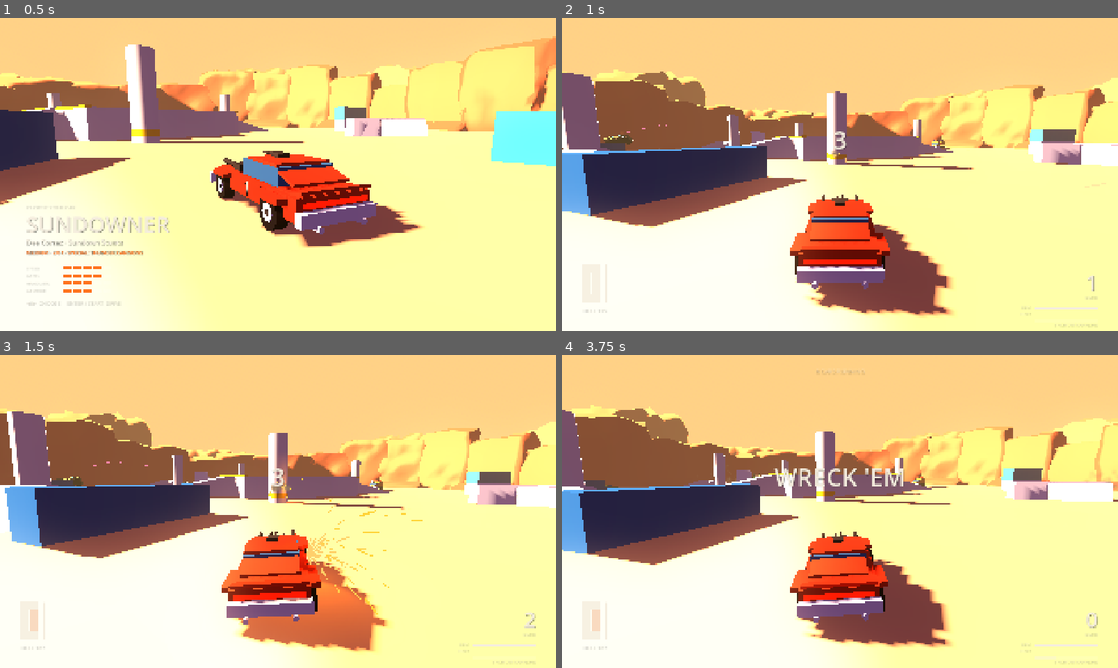
Above: before the commit, frames 1-4 (two rows, left to right).
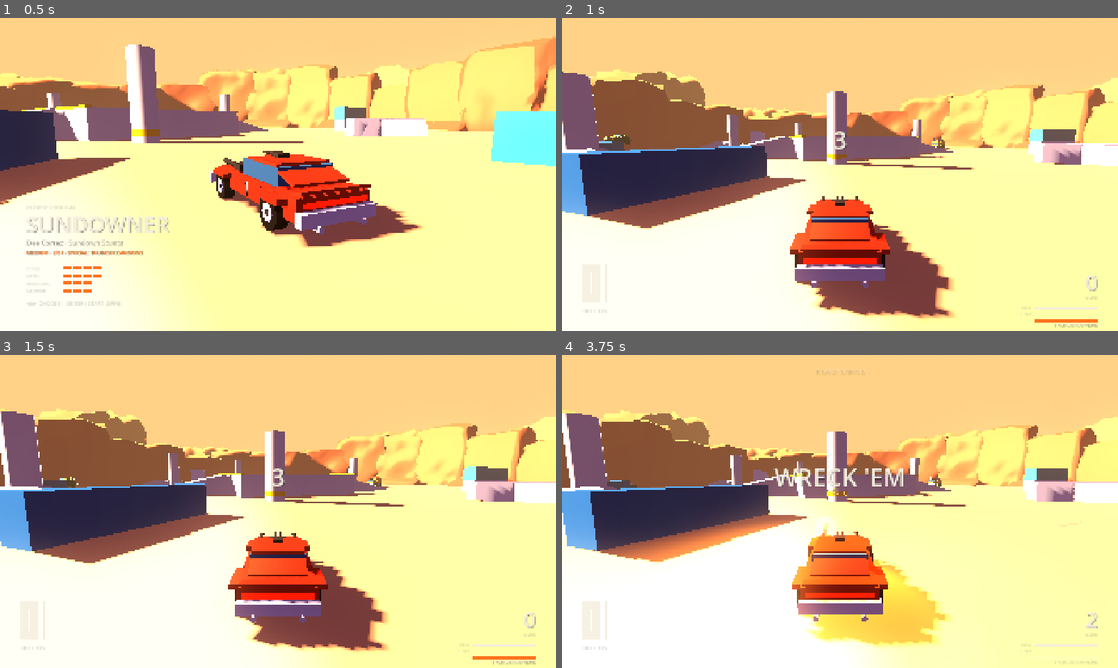
Above: after the commit, the same moments.

Repository: thedumbtechguy/scorched_highway
Game: Godot game, scene res://scenes/main.tscn
Same seed, same stepped clock (60 frames per second), same inputs: the game is played once before the commit and once after it.
Inputs (mouse positions are in pixels of both pictures, inside the frame that each line leads up to):
- Up to frame 1 (0.5 s): no input
- Up to frame 2 (1 s): tap Enter (restart) at 0.5 s; move the mouse to (962, 158) at 0.52 s; hold D (steer_right) from 0.53 s (still down); hold J (fire) from 0.53 s (still down); click (962, 158) at 0.67 s; tap K (special) at 0.8 s
- Up to frame 3 (1.5 s): release D (steer_right) at 1.25 s; release J (fire) at 1.25 s; drag from (166, 527) to (250, 574) at 1.27 s
- Up to frame 4 (3.75 s): move the mouse to (895, 442) at 2.02 s; hold D (steer_right) 2.03-2.75 s; hold Shift (boost) 2.03-2.75 s; tap K (special) at 2.3 s; drag from (812, 574) to (673, 464) at 2.77 s; move the mouse to (1006, 558) at 3.52 s; hold A (steer_left) from 3.53 s (still down); hold K (special) from 3.53 s (still down)

Frame 1 is identical in both runs. In frame 2, 2.8% of the frame differs, in the area x 0-99%, y 16-99%; in frame 3, 15%; in frame 4, 21%, in the area x 0-100%, y 16-100%.

Commit message:
Frozen cars can't fire their specials; roster shots in the showcase tool
Bots were using specials during the countdown (the tow hook dragged a
buggy into the trucks). Frozen and wrecked cars now clear the special
input too, with a test. The showcase tool gains a roster mode: the cars
lined up on a cleared floor, then each from behind and from the front.

Co-Authored-By: Claude Opus 5.5 <noreply@anthropic.com>
Claude-Session: https://claude.ai/code/session_01FfzZN8TAADNNr8wNnhUgwb

Diff:
--- a/scripts/car/car.gd
+++ b/scripts/car/car.gd
@@ -162,6 +162,7 @@
 		steer = 0.0
 		boost = false
 		fire = false
+		special = false
 		handbrake = is_wrecked or frozen_input
 
 	scrambled = maxf(0.0, scrambled - delta)
--- a/tests/test_runner.gd
+++ b/tests/test_runner.gd
@@ -27,6 +27,7 @@
 		test_tow_hook_drags_target,
 		test_ground_pound_hops_and_slams,
 		test_tail_gunner_covers_rear_until_sidecar_lost,
+		test_frozen_bots_hold_fire,
 		test_full_match,
 	]
 	for t: Callable in tests:
@@ -368,6 +369,22 @@
 
 # --- Whole game ---
 
+func test_frozen_bots_hold_fire() -> bool:
+	flat_ground()
+	var ok := true
+	var cars: Array[Car] = []
+	for i in CarDefs.ORDER.size():
+		var c := make_car(CarDefs.ORDER[i], Vector3(-28 + i * 8.0, 0, 0))
+		c.set_driver(AIDriver.new())
+		c.frozen_input = true
+		cars.append(c)
+	await step(4.0)
+	for c in cars:
+		ok = check(c.special_node.charge >= 1.0 and not c.special_node.is_busy(), "%s used its special while frozen" % c.def.id) and ok
+		ok = check(c.global_position.distance_to(Vector3(-28 + cars.find(c) * 8.0, c.global_position.y, 0)) < 0.5, "%s moved while frozen" % c.def.id) and ok
+	return ok
+
+
 func test_full_match() -> bool:
 	var game_script: GDScript = load("res://scripts/game.gd")
 	game_script.set("autopilot", true)
--- a/tools/showcase.gd
+++ b/tools/showcase.gd
@@ -118,12 +118,20 @@
 	game._timer = 999.0
 	game.hud.visible = false
 	await wait(0.5)
+	# Clear the floor (props, mesa, ramps) so the cars stand alone in front of the rim.
+	for n in game.arena.get_children():
+		var n3 := n as Node3D
+		if n3 == null or Vector2(n3.position.x, n3.position.z).length() > 60.0:
+			continue
+		var is_ground := n is StaticBody3D and n3.position.y < -0.9 and Vector2(n3.position.x, n3.position.z).length() < 1.0
+		if (n is StaticBody3D or n is MeshInstance3D) and not is_ground:
+			n.queue_free()
 	var cars: Array = game.cars
 	for i in cars.size():
 		var c: Car = cars[i]
-		c.teleport(Transform3D(Basis(Vector3.UP, PI), Vector3(-26.25 + i * 7.5, 1.2, -30)))
+		c.teleport(Transform3D(Basis(Vector3.UP, PI), Vector3(-28.0 + i * 8.0, 1.4, -20)))
 	await wait(2.5)
-	free_cam(Vector3(-2, 7, 2), Vector3(0, 0, -30), 50.0)
+	free_cam(Vector3(0, 11, 24), Vector3(0, 0.5, -20), 52.0)
 	await wait(0.3)
 	await shot("roster_lineup")
 	for c: Car in cars:
